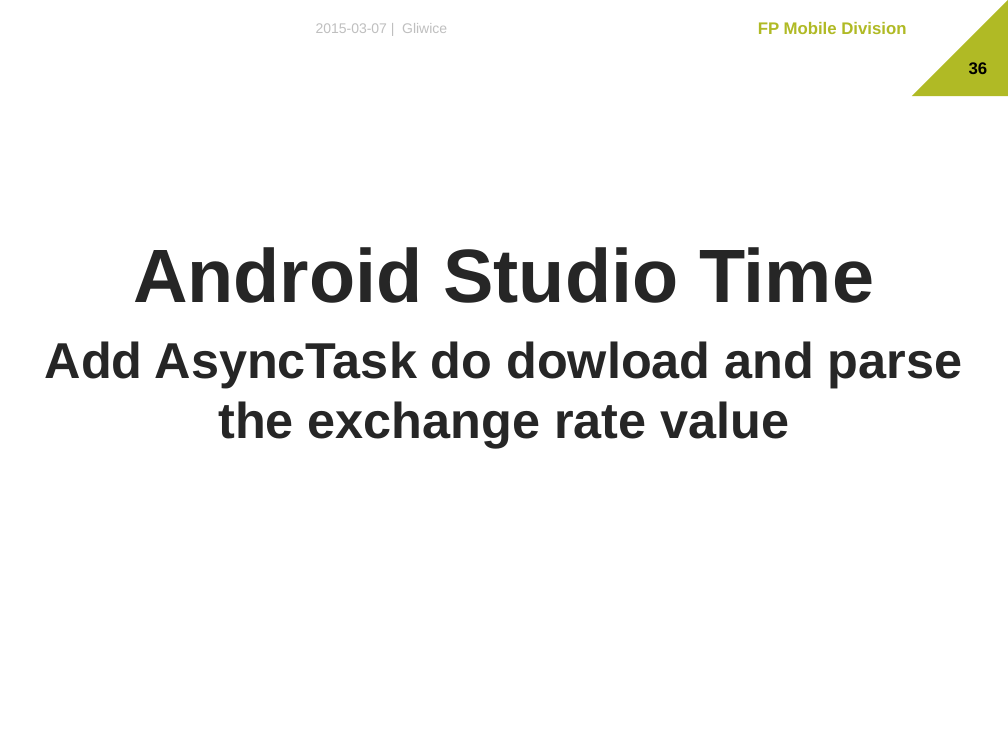
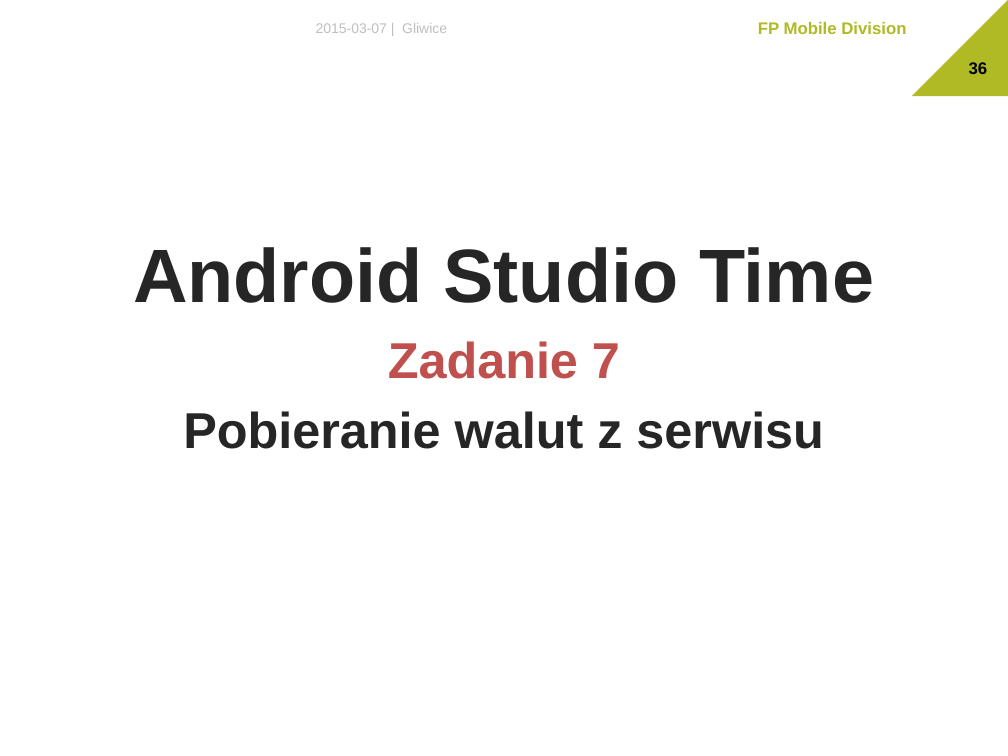
Before and after one commit to The-Lizard-Project/android-basics, a slide deck: slide 36 of Dokumenty/Presentation.pptx. Drawn at 1008x756 pixels with LibreOffice and Linux fonts; fonts in the diff are those of the drawing; background and template pictures are left out. Boxes give left, top, right and bottom in pixels: in the first picture for what was removed or moved away, otherwise in the second. Text is boxed around its words. In the diff, an @@ line names an element or a change of style, - is before the commit and + after.

```diff
--- a/Dokumenty/Presentation.pptx
+++ b/Dokumenty/Presentation.pptx
@@ text at (183,341,824,449): text changed @@
-Add AsyncTask do dowload and parse the exchange rate value
+Zadanie 7
+Pobieranie walut z serwisu
```
Also in this commit, not shown: 6 other slides changed, 2 other files.
